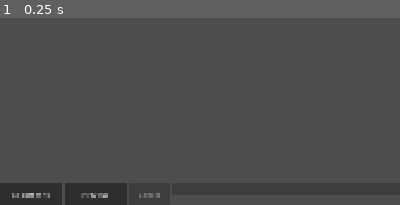
Above: before the commit, frame 1.
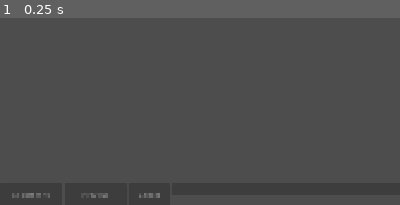
Above: after the commit, the same moment.

Repository: w1lliscool/boomwhacker
Game: Godot game, scene res://scenes/main.tscn
Two runs of this game, one before a commit and one after it. Both use one fixed random seed, a clock stepped at 60 frames per second and the inputs below.
Inputs:
- Up to frame 1 (0.25 s): no input
The pictures show only the part of the screen within x 0-50%, y 50-100%; the shares and areas given below are measured in that part.

The runs differ from the first frame. In frame 1, 0.2% of the frame differs, in the area x 3-27%, y 93-97%.
Error before the commit: Parse Error: Identifier "AudioStreamOggVorbia" not declared in the current scope. (res://scripts/main.gd:333)

Commit message:
Fix Ogg Vorbis class name and track missing script UIDs

Diff:
--- a/scripts/main.gd
+++ b/scripts/main.gd
@@ -330,7 +330,7 @@
 		"wav":
 			stream = AudioStreamWAV.load_from_file(audio_path)
 		"ogg":
-			stream = AudioStreamOggVorbia.load_from_file(audio_path)
+			stream = AudioStreamOggVorbis.load_from_file(audio_path)
 	if stream == null:
 		return 0.0
 	return stream.get_length()
Not shown, added: scripts/scroll_math.gd.uid
Not shown, added: tests/run_tests.gd.uid
